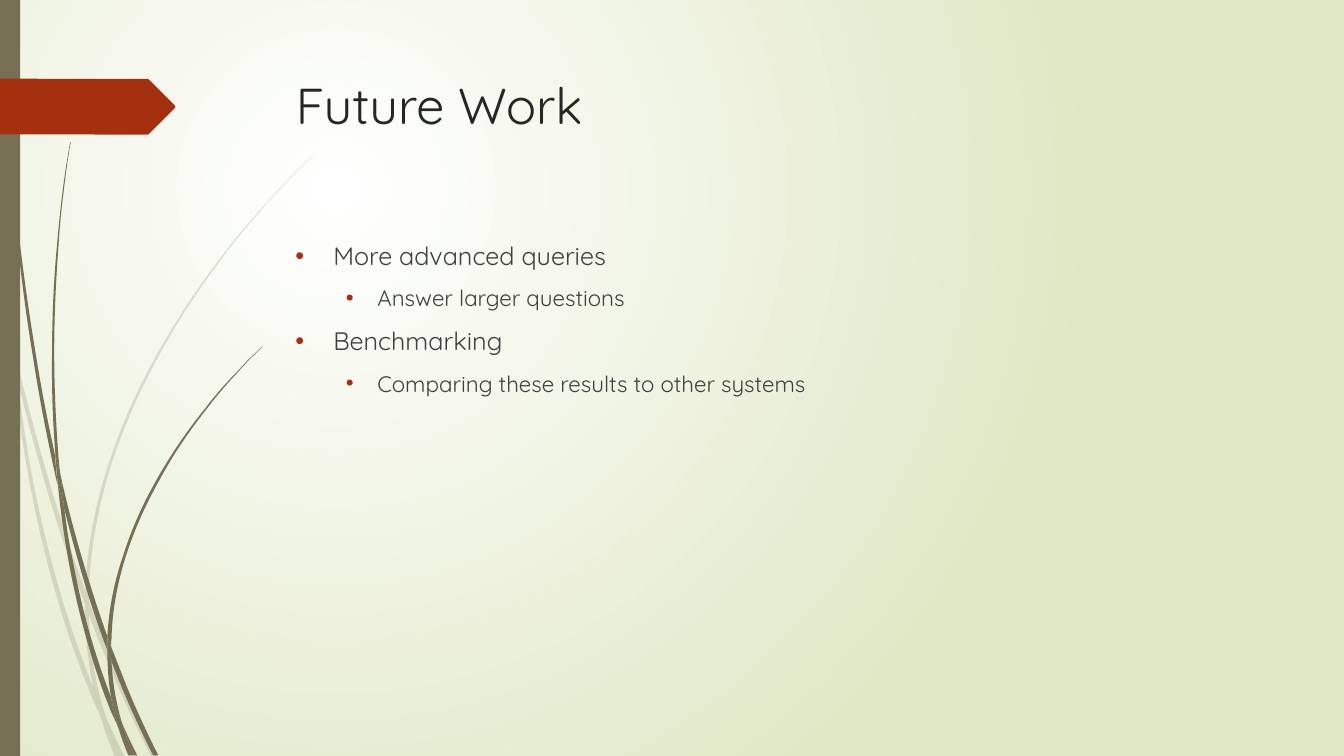
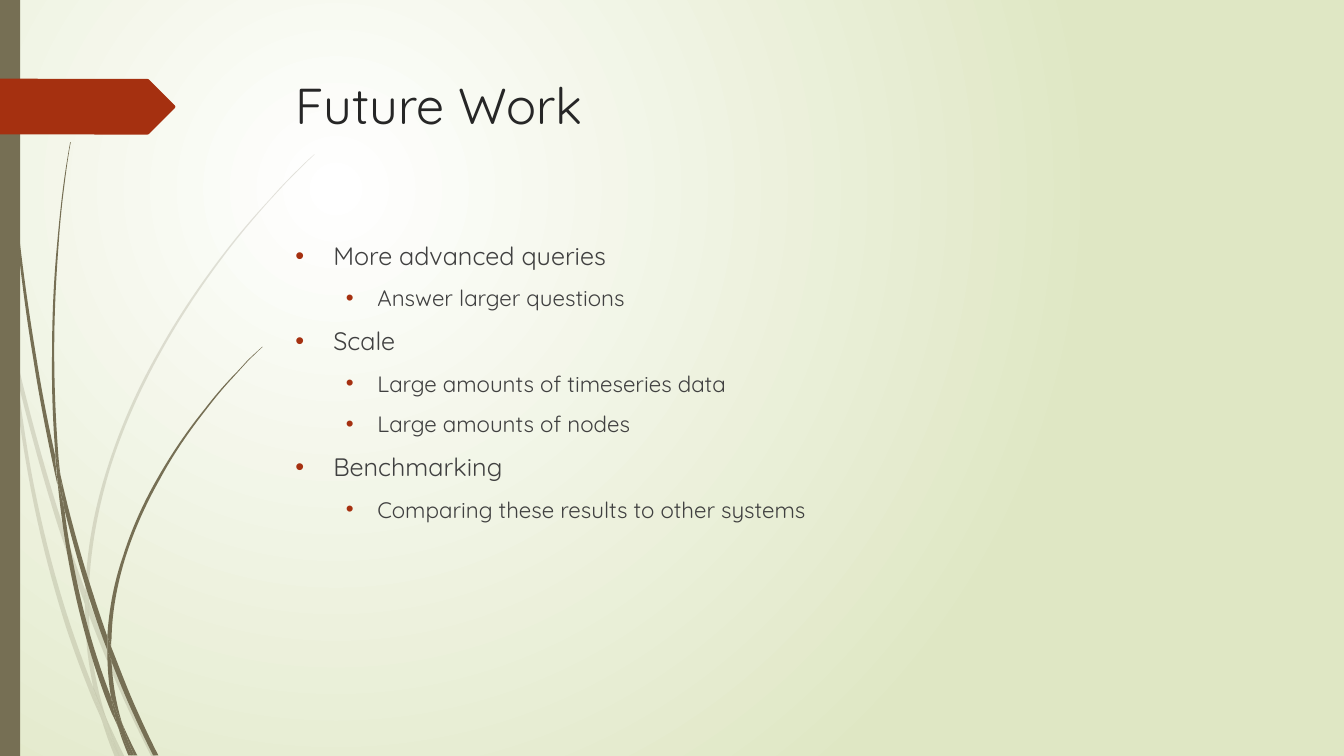
Before and after one commit to coltersnyder/CSCI598BFinalProject, a slide deck: slide 12 of FinalPresentation.pptx (slide 11 before the commit). Drawn at 1344x756 pixels with LibreOffice and Linux fonts; fonts in the diff are those of the drawing. Boxes give left, top, right and bottom in pixels: in the first picture for what was removed or moved away, otherwise in the second. Text is boxed around its words. In the diff, an @@ line names an element or a change of style, - is before the commit and + after.

```diff
--- a/FinalPresentation.pptx
+++ b/FinalPresentation.pptx
@@ text at box(333, 331, 726, 437): paragraphs added @@
+• Scale
+  • Large amounts of timeseries data
+  • Large amounts of nodes
```
Also in this commit, not shown: 3 other slides changed, 3 slides added, 1 slide removed.
